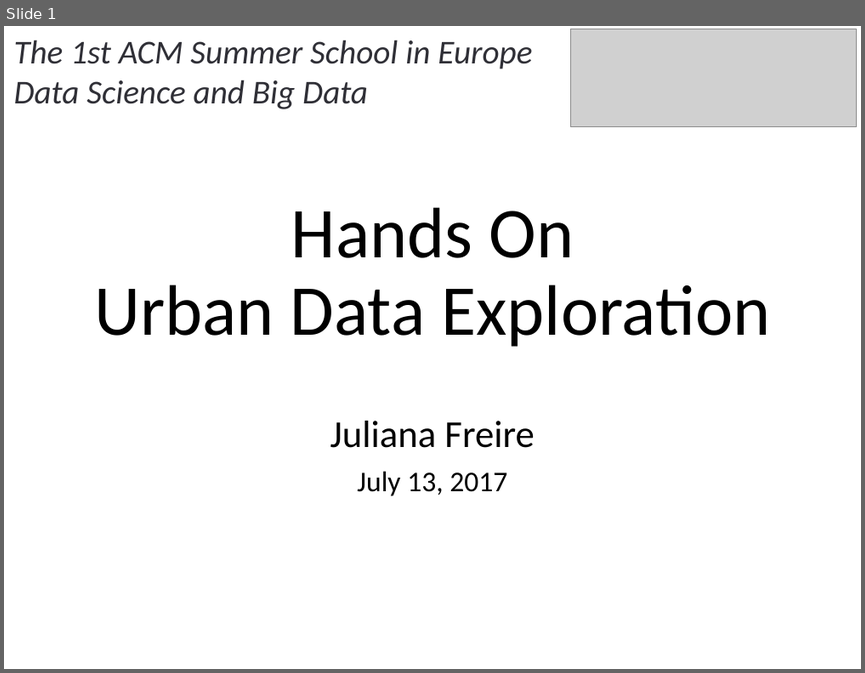
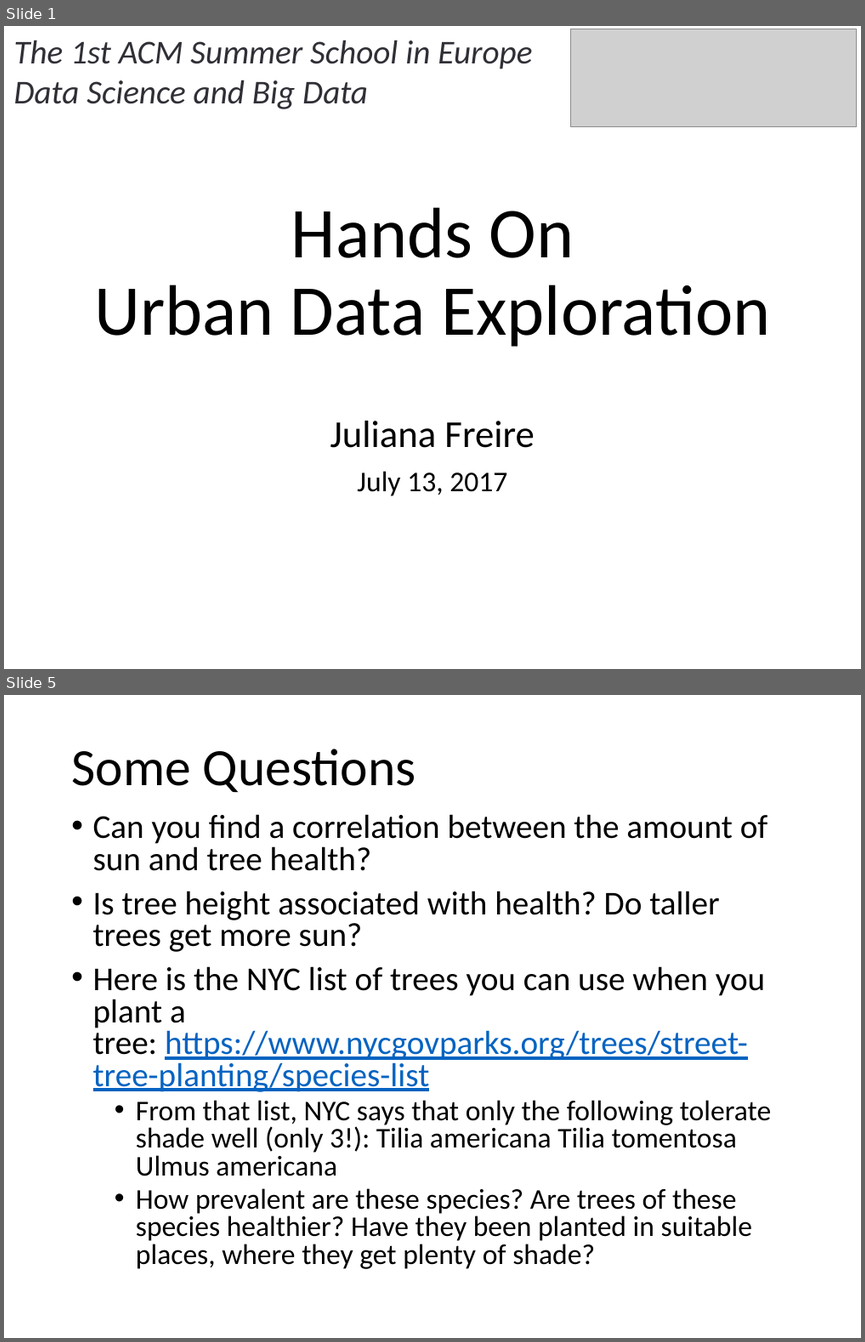
Before and after one commit to julianafreire/ACMSummerSchool2017, a slide deck: lab-data-exploration.pptx. Shown one above the other, each under a label of ours: slide 1 before the commit, slides 1 and 5 after it; the slides between them are not shown. The pictures are 865x673 and 865x1342 pixels, drawn with LibreOffice and Linux fonts; fonts in the diff are those of the drawing; grey boxes stand for pictures. Boxes give left, top, right and bottom in pixels: in the first picture for what was removed or moved away, otherwise in the second. Text is boxed around its words. In the diff, an @@ line names an element or a change of style, - is before the commit and + after.

```diff
--- a/lab-data-exploration.pptx
+++ b/lab-data-exploration.pptx
@@ slide 5 added at <box>4,695,861,1338</box>, background #FFFFFF @@
@@ title added at <box>71,749,416,792</box>, 44 pt, text #000000 @@
+Some Questions
@@ text added at <box>93,814,771,1269</box>, 28 pt, text #000000 @@
+• Can you find a correlation between the amount of sun and tree health?
+• Is tree height associated with health? Do taller trees get more sun?
+• Here is the NYC list of trees you can use when you plant a tree: https://www.nycgovparks.org/trees/street-tree-planting/species-list
+  • From that list, NYC says that only the following tolerate shade well (only 3!): Tilia americana Tilia tomentosa Ulmus americana
+  • How prevalent are these species? Are trees of these species healthier? Have they been planted in suitable places, where they get plenty of shade?
```
Also in this commit, not shown: 4 slides changed, 40 slides removed, 4 other files.
